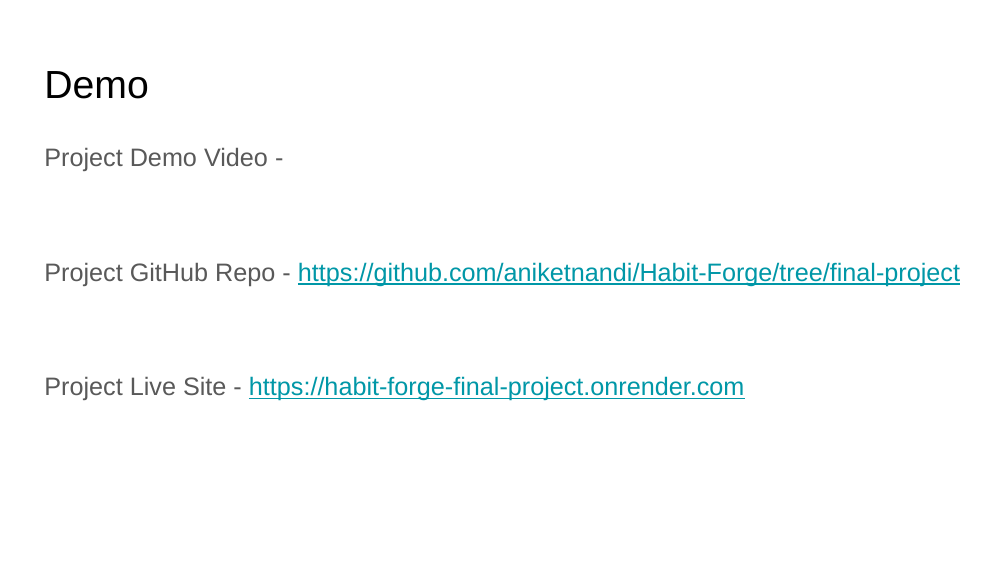
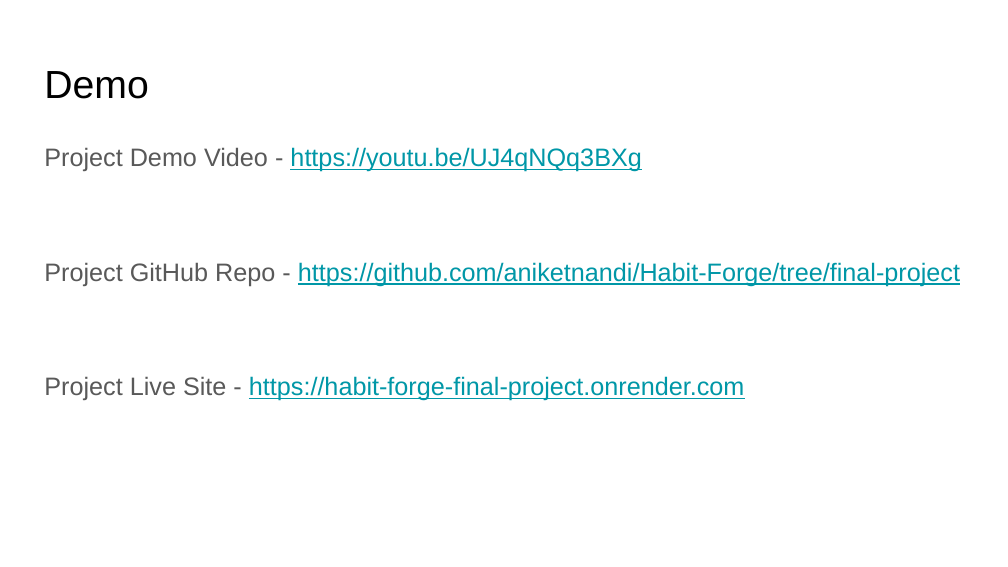
Before and after one commit to aniketnandi/Habit-Forge, a slide deck: slide 17 of Final Project_HabitForge_Presentation.pptx (slide 12 before the commit). Drawn at 1008x567 pixels with LibreOffice and Linux fonts; fonts in the diff are those of the drawing. Boxes give left, top, right and bottom in pixels: in the first picture for what was removed or moved away, otherwise in the second. Text is boxed around its words. In the diff, an @@ line names an element or a change of style, - is before the commit and + after.

```diff
--- a/Final Project_HabitForge_Presentation.pptx
+++ b/Final Project_HabitForge_Presentation.pptx
@@ text at (44, 147, 641, 172): text changed; text colour #595959 to #0097A7 @@
-Project Demo Video -
+Project Demo Video - https://youtu.be/UJ4qNQq3BXg
```
Also in this commit, not shown: 5 slides added, 2 other files.
